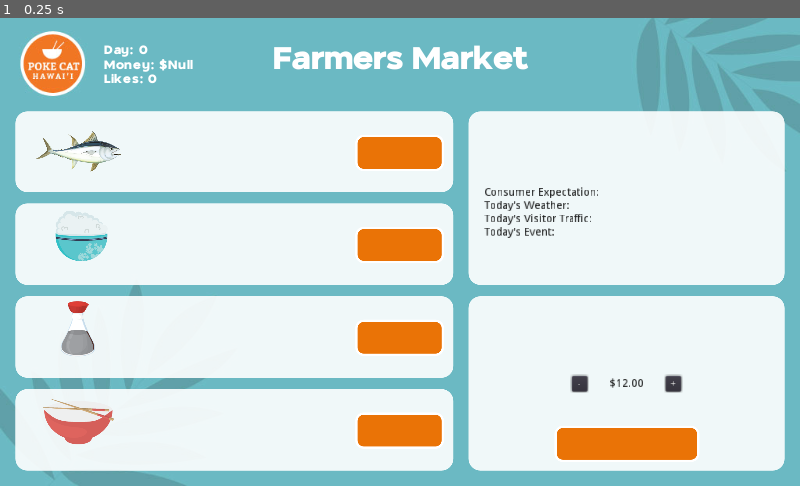
Above: before the commit, frame 1.
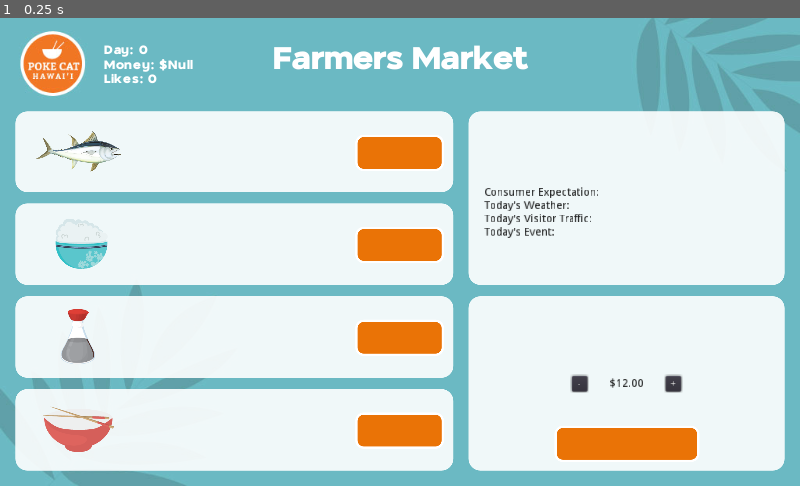
Above: after the commit, the same moment.

Repository: JesseTho/Pokitty
Game: Godot game, scene res://scenes/5_Inventory.tscn
Two runs of this game, one before a commit and one after it. Both use one fixed random seed, a clock stepped at 60 frames per second and the inputs below. This scene is started directly instead of the project's main scene.
Inputs:
- Up to frame 1 (0.25 s): no input

The runs differ from the first frame. In frame 1, 1.0% of the frame differs, in the area x 5-15%, y 41-93%.
Error in both runs: Invalid get index 'Null' (on base: 'Array'). (res://scripts/5_Inventory.gd:11)

Commit message:
Corrections to Seasoning and Utensils pages

Diff:
--- a/scenes/5_Inventory.tscn
+++ b/scenes/5_Inventory.tscn
@@ -154,7 +154,7 @@
 text = "Store"
 
 [node name="Rice" type="Sprite" parent="VBoxContainer/Rice"]
-position = Vector2( 83.485, 41.5 )
+position = Vector2( 83.485, 51.5 )
 scale = Vector2( 0.355, 0.355 )
 texture = ExtResource( 6 )
 
@@ -209,7 +209,7 @@
 text = "Store"
 
 [node name="Seasoning" type="Sprite" parent="VBoxContainer/Seasoning"]
-position = Vector2( 79.25, 41.5693 )
+position = Vector2( 79.25, 51.5693 )
 scale = Vector2( 0.390511, 0.390511 )
 texture = ExtResource( 4 )
 
@@ -264,7 +264,7 @@
 text = "Store"
 
 [node name="Bowl" type="Sprite" parent="VBoxContainer/BowlsUtensils"]
-position = Vector2( 80.3148, 41 )
+position = Vector2( 80.3148, 51 )
 scale = Vector2( 0.395062, 0.395062 )
 texture = ExtResource( 3 )
 
--- a/scenes/8_Seasoning.tscn
+++ b/scenes/8_Seasoning.tscn
@@ -62,7 +62,7 @@
 margin_bottom = 16.0
 custom_colors/font_color = Color( 0.180392, 0.341176, 0.345098, 1 )
 custom_fonts/font = ExtResource( 6 )
-text = "$10 for 5 Lb."
+text = "$5 per 0.5 Lb."
 
 [node name="BuyHBox" type="HBoxContainer" parent="VBoxContainer/SmallOrder"]
 anchor_left = 1.0
@@ -117,7 +117,7 @@
 margin_bottom = 15.5
 custom_colors/font_color = Color( 0.180392, 0.341176, 0.345098, 1 )
 custom_fonts/font = ExtResource( 6 )
-text = "$10 for 5 lb."
+text = "$8 per 1 lb."
 
 [node name="BuyHBox" type="HBoxContainer" parent="VBoxContainer/MediumOrder"]
 anchor_left = 1.0
@@ -172,7 +172,7 @@
 margin_bottom = 15.5
 custom_colors/font_color = Color( 0.180392, 0.341176, 0.345098, 1 )
 custom_fonts/font = ExtResource( 6 )
-text = "$10 per 5 lb."
+text = "$10 per 2 lb."
 
 [node name="BuyHBox" type="HBoxContainer" parent="VBoxContainer/BigOrder"]
 anchor_left = 1.0
--- a/scenes/9_Utensils.tscn
+++ b/scenes/9_Utensils.tscn
@@ -61,7 +61,7 @@
 margin_bottom = 16.0
 custom_colors/font_color = Color( 0.180392, 0.341176, 0.345098, 1 )
 custom_fonts/font = ExtResource( 6 )
-text = "$5 for 20 ct"
+text = "$5 for 20 sets"
 
 [node name="BuyHBox" type="HBoxContainer" parent="VBoxContainer/SmallOrder"]
 anchor_left = 1.0
@@ -116,7 +116,7 @@
 margin_bottom = 15.5
 custom_colors/font_color = Color( 0.180392, 0.341176, 0.345098, 1 )
 custom_fonts/font = ExtResource( 6 )
-text = "$8 for 50 ct."
+text = "$8 for 50 sets"
 
 [node name="BuyHBox" type="HBoxContainer" parent="VBoxContainer/MediumOrder"]
 anchor_left = 1.0
@@ -171,7 +171,7 @@
 margin_bottom = 15.5
 custom_colors/font_color = Color( 0.180392, 0.341176, 0.345098, 1 )
 custom_fonts/font = ExtResource( 6 )
-text = "$10 per 100 ct."
+text = "$10 per 100 sets"
 
 [node name="BuyHBox" type="HBoxContainer" parent="VBoxContainer/BigOrder"]
 anchor_left = 1.0
--- a/scripts/5_Inventory.gd
+++ b/scripts/5_Inventory.gd
@@ -9,7 +9,7 @@
 # Called when the node enters the scene tree for the first time.
 func _ready():
 	$VBoxContainer2/LocationStatus/LocationName.text = str(GameManager.locationName[GameManager.location])
-	$VBoxContainer2/LocationStatus/LocationInfo.text = "Consumer Expectation: " + "\n" + "Today' …(176 unchanged characters)…
+	$VBoxContainer2/LocationStatus/LocationInfo.text = "Location Fee: $" + str(GameManager.locationFee[GameManager.location]) + "\n" + "Consumer Expectation: " + "\n" + "Today' …(176 unchanged characters)…
 	pass # Replace with function body.
 
 func _bowlPrice(var amt):
